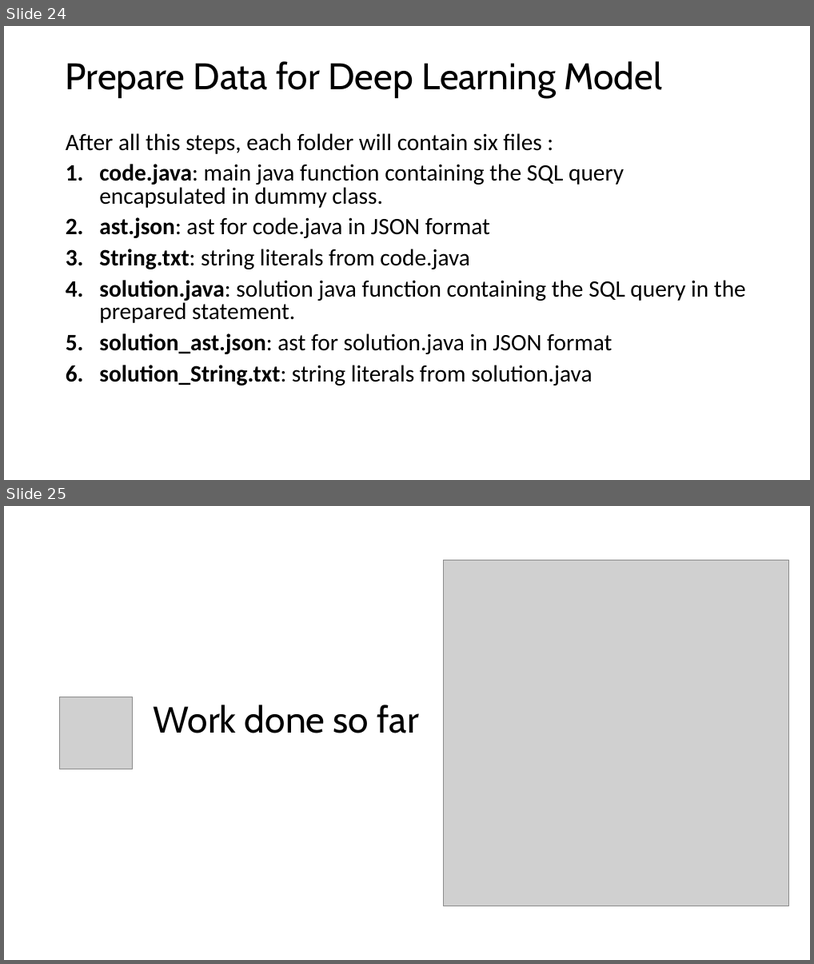
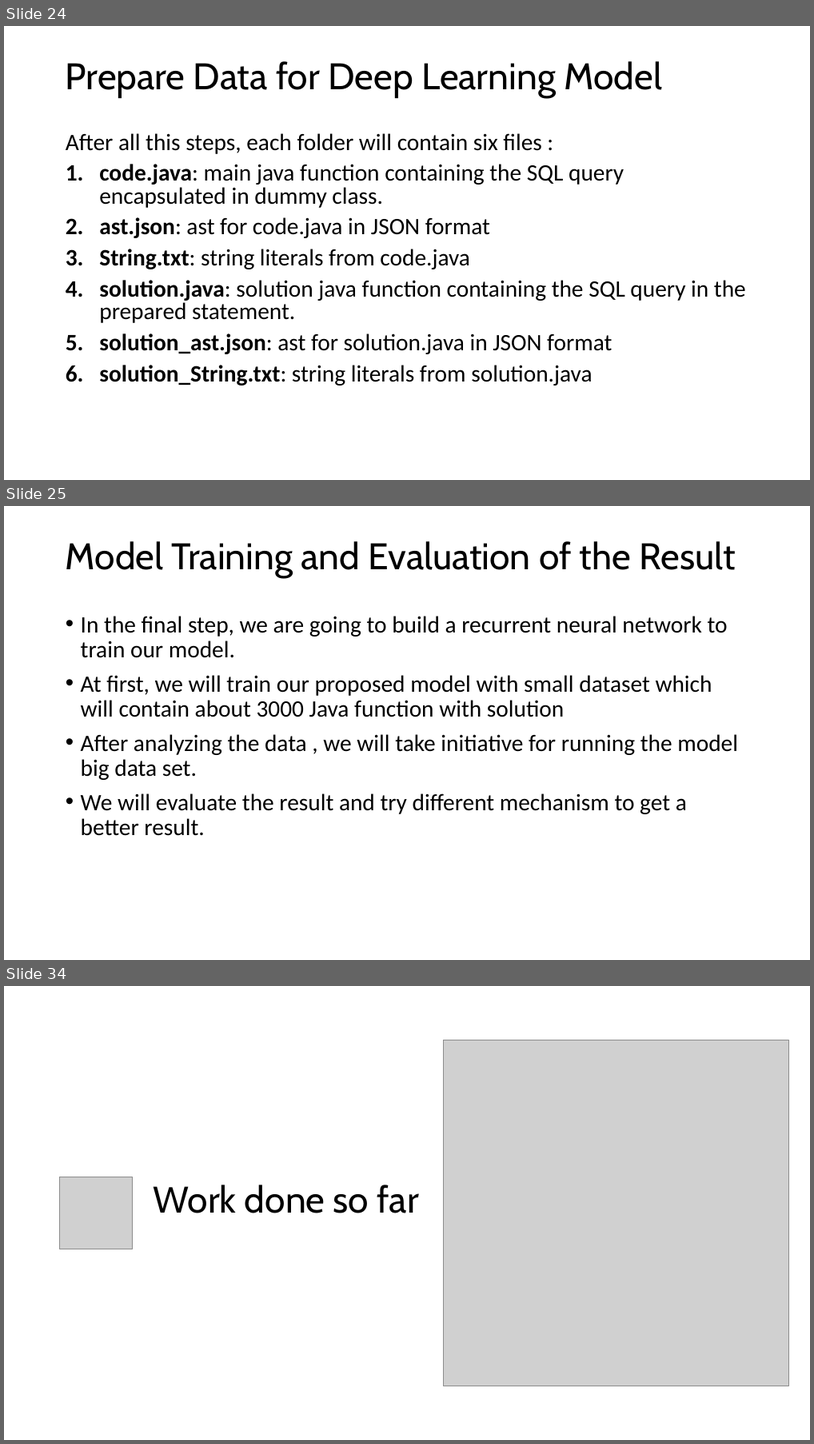
Before and after one commit to lsiddiqsunny/Undergraduate-Thesis, a slide deck: Presentation/SQL Vulnerability after 4-1 mid [Autosaved].pptx. Shown one above the other, each under a label of ours: slides 24 and 25 before the commit, slides 24, 25 and 34 after it; the slides between them are not shown. The pictures are 814x964 and 814x1444 pixels, drawn with LibreOffice and Linux fonts; fonts in the diff are those of the drawing; grey boxes stand for pictures. Boxes give left, top, right and bottom in pixels: in the first picture for what was removed or moved away, otherwise in the second. Text is boxed around its words. In the diff, an @@ line names an element or a change of style, - is before the commit and + after.

```diff
--- a/Presentation/SQL Vulnerability after 4-1 mid [Autosaved].pptx
+++ b/Presentation/SQL Vulnerability after 4-1 mid [Autosaved].pptx
@@ slide 25 added at [4,506,810,960], background #FFFFFF @@
@@ title added at [66,541,736,577], 44 pt, text #000000 @@
+Model Training and Evaluation of the Result
@@ text added at [81,616,738,836], 28 pt, text #000000 @@
+• In the final step, we are going to build a recurrent neural network to train our model.
+• At first, we will train our proposed model with small dataset which will contain about 3000 Java function with solution
+• After analyzing the data , we will take initiative for running the model big data set.
+• We will evaluate the result and try different mechanism to get a better result.
@@ what was slide 25 is now slide 34 @@
```
Also in this commit, not shown: 12 other slides added.
